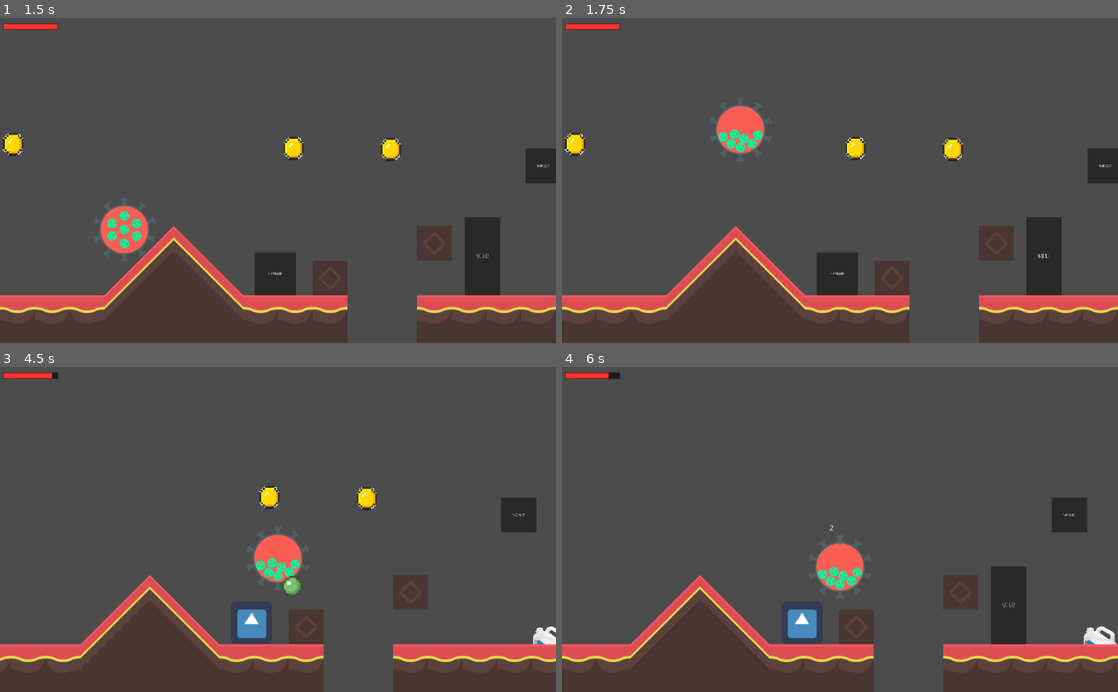
Above: before the commit, frames 1-4 (two rows, left to right).
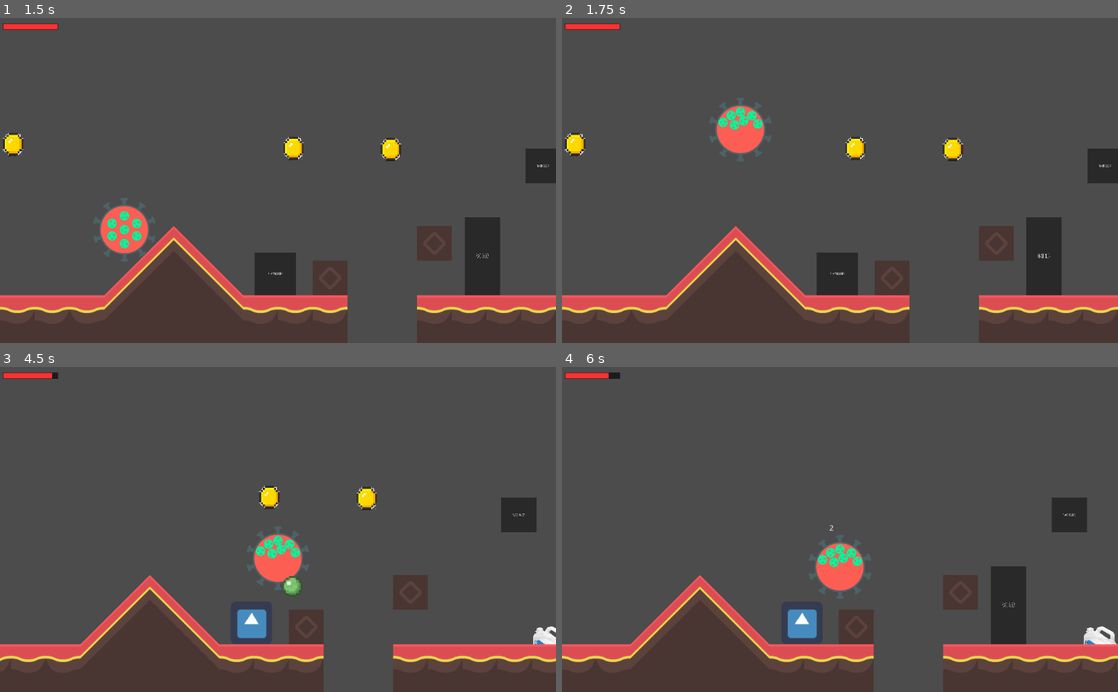
Above: after the commit, the same moments.

Repository: INF19IT2/2d-Jump-n-Run-SE
Game: Godot game, scene res://Scenes/MainScene/MainScene.tscn
The game is run twice, just before and just after one commit, with the same random seed, the same clock (stepped at 60 frames per second) and the same inputs. The engine's default icon, where the game draws it, is replaced by a stand-in: a white triangle on a blue panel in a dark square.
Inputs (mouse positions are in pixels of both pictures, inside the frame that each line leads up to):
- Up to frame 1 (1.5 s): click (233, 216) at 0.5 s; tap Enter (shoot) at 1.25 s; hold D (move_right) from 1.28 s (still down); hold Shift (running) from 1.28 s (still down)
- Up to frame 2 (1.75 s): keep holding D (move_right); keep holding Shift (running); tap W (move_up) at 1.52 s
- Up to frame 3 (4.5 s): release Shift (running) at 2.03 s; tap Enter (shoot) at 2.1, 4.35 s; tap W (move_up) at 2.27, 3.77 s; release D (move_right) at 2.78 s; hold A (move_left) 2.78-3.53 s; tap F (test_dmg) at 2.85 s; hold D (move_right) from 3.53 s (still down); tap Shift (running) at 3.6 s; tap Space at 4.25 s
- Up to frame 4 (6 s): tap W (move_up) at 4.52, 5.27 s; release D (move_right) at 5.03 s; hold A (move_left) 5.03-5.78 s; tap F (test_dmg) at 5.1 s; hold D (move_right) from 5.78 s (still down); hold Shift (running) from 5.78 s (still down)

Frame 1 is identical in both runs. In frame 2, 0.6% of the frame differs, in the area x 28-37%, y 26-42%; in frame 3, 0.6%; in frame 4, 0.6%, in the area x 46-54%, y 54-69%.

Commit message:
Fixed wrong jump animation

Diff:
--- a/2d-Jump-n-Run-SE/Scripts/Player_Modell/Player_Script.gd
+++ b/2d-Jump-n-Run-SE/Scripts/Player_Modell/Player_Script.gd
@@ -95,7 +95,7 @@
 		player_standing.flip_h = velocity.x < 0
 		player_ducked.flip_v = false
 		player_ducked.flip_h = velocity.x < 0
-	elif velocity.y != 0:
+	if velocity.y != 0:
 		player_jump.flip_v = velocity.y > 0
 
 	#define Jumping
